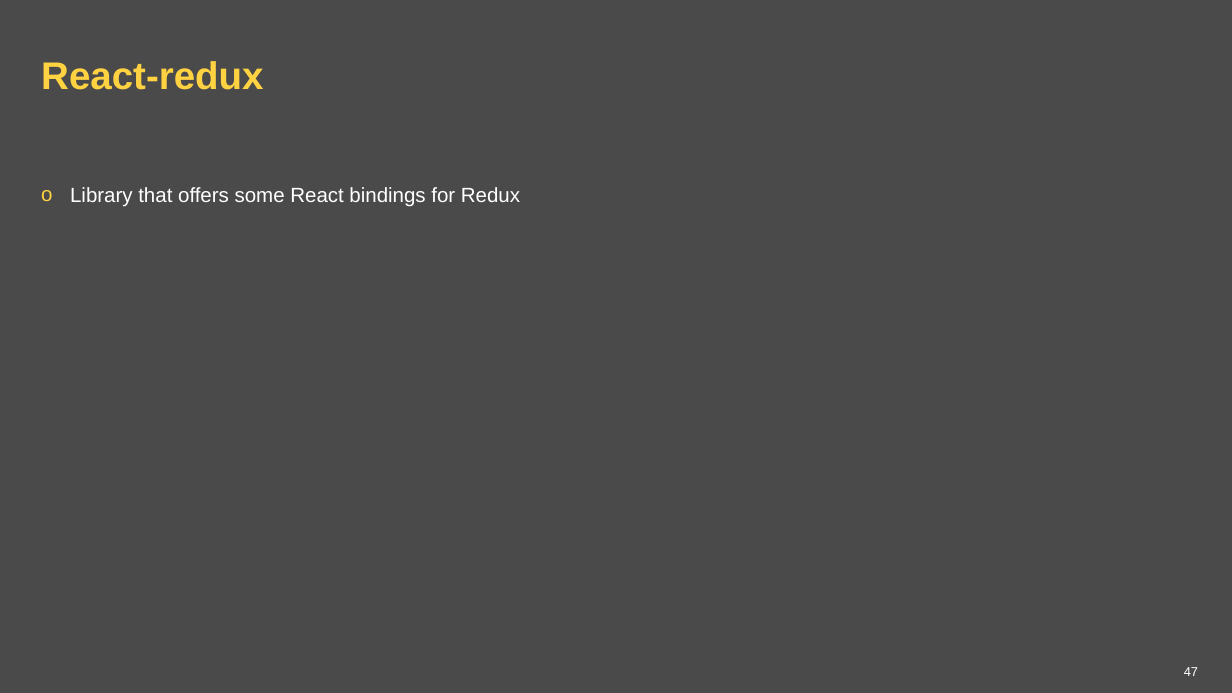
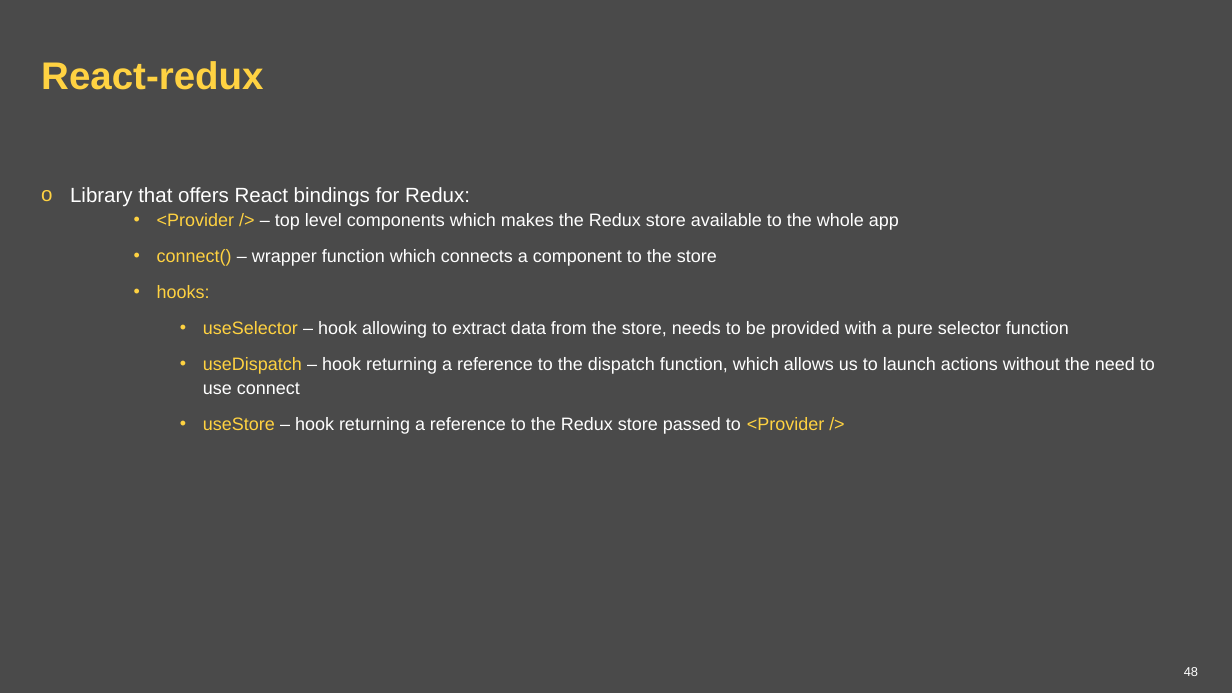
Before and after one commit to ppuzio/react-course-examples, a slide deck: slide 48 of React BEST course.pptx (slide 47 before the commit). Drawn at 1232x693 pixels with LibreOffice and Linux fonts; fonts in the diff are those of the drawing; background and template pictures are left out. Boxes give left, top, right and bottom in pixels: in the first picture for what was removed or moved away, otherwise in the second. Text is boxed around its words. In the diff, an @@ line names an element or a change of style, - is before the commit and + after.

Commit message:
redux presentation part

```diff
--- a/React BEST course.pptx
+++ b/React BEST course.pptx
@@ text at <box>70,187,1155,434</box>: text changed; size 16 to 14 pt @@
-o Library that offers some React bindings for Redux
+o Library that offers React bindings for Redux:
+    • <Provider /> – top level components which makes the Redux store available to the whole app
+    • connect() – wrapper function which connects a component to the store
+    • hooks:
+      • useSelector – hook allowing to extract data from the store, needs to be provided with a pure selector function
+      • useDispatch – hook returning a reference to the dispatch function, which allows us to launch actions without the need to use connect
+      • useStore – hook returning a reference to the Redux store passed to <Provider />
@@ page number at <box>1184,667,1198,676</box>: text changed @@
-47
+48
```
Also in this commit, not shown: 2 slides added.
